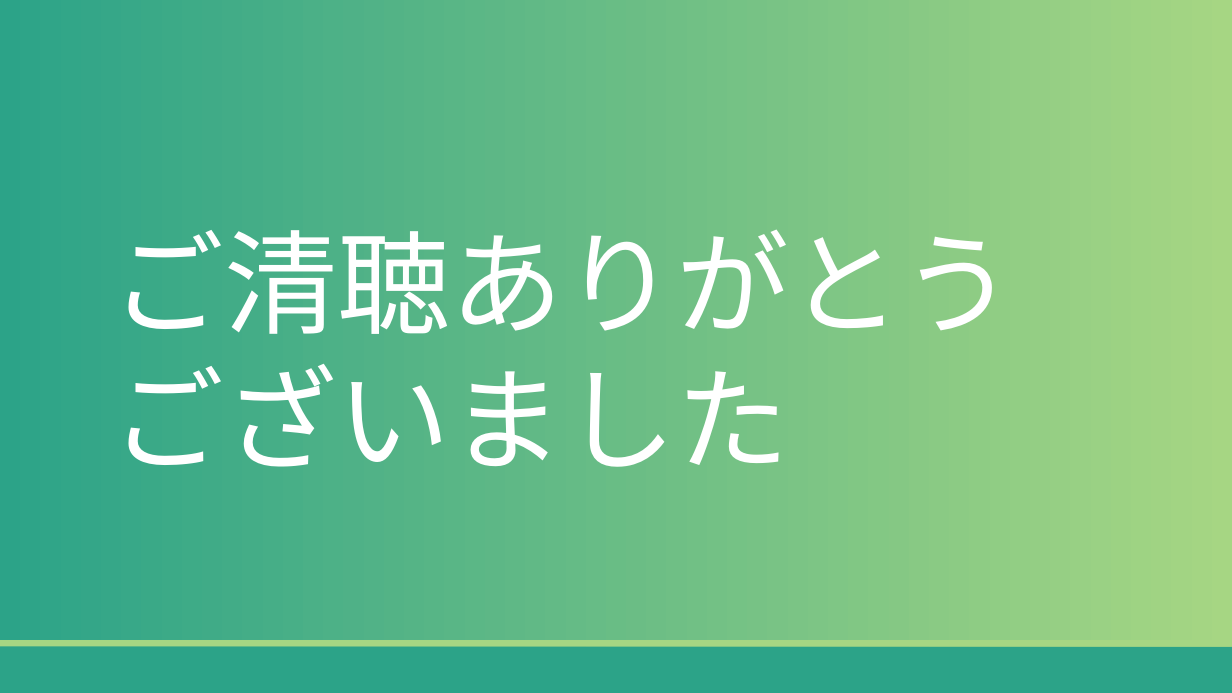
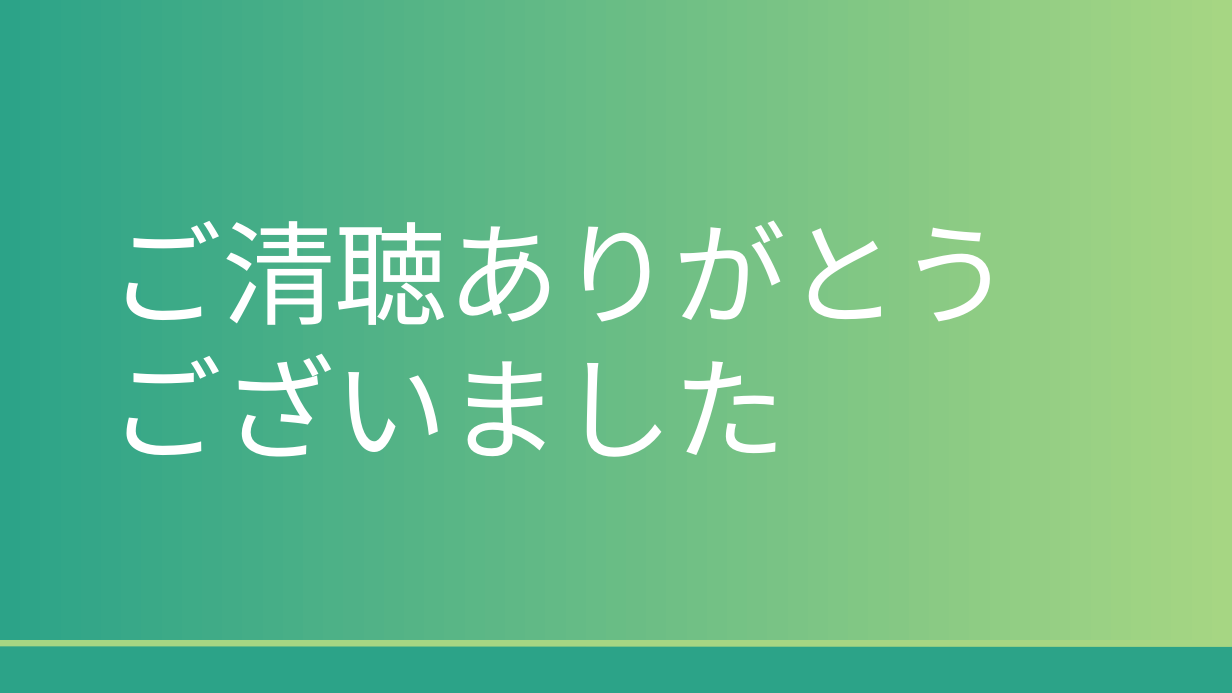
Before and after one commit to Ikeda-Tomohisa/point, a slide deck: slide 7 of PHP自作発表.pptx. Drawn at 1232x693 pixels with LibreOffice and Linux fonts; fonts in the diff are those of the drawing. Boxes give left, top, right and bottom in pixels: in the first picture for what was removed or moved away, otherwise in the second. Text is boxed around its words. In the diff, an @@ line names an element or a change of style, - is before the commit and + after.

```diff
--- a/PHP自作発表.pptx
+++ b/PHP自作発表.pptx
@@ text "ご清聴ありがとう": place and size @@
-text "ご清聴ありがとう" at [111,211,1014,467]
+text "ご清聴ありがとう" at [109,201,1012,457]
```
Also in this commit, not shown: 4 other slides changed, 2 other files.
